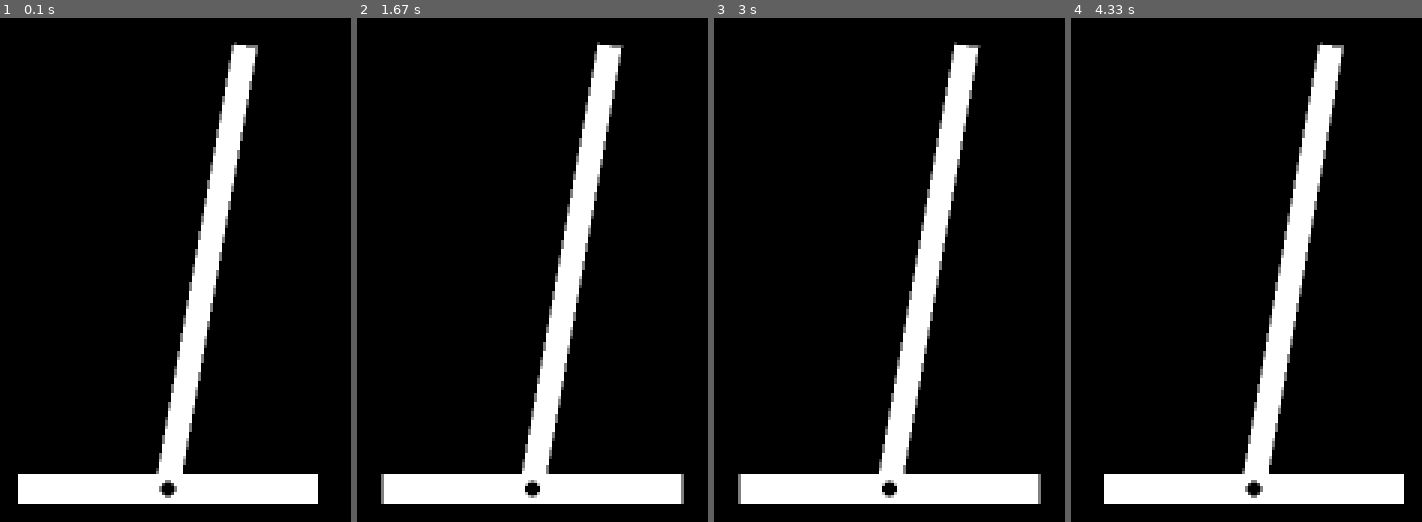
Above: before the commit, frames 1-4 (left to right).
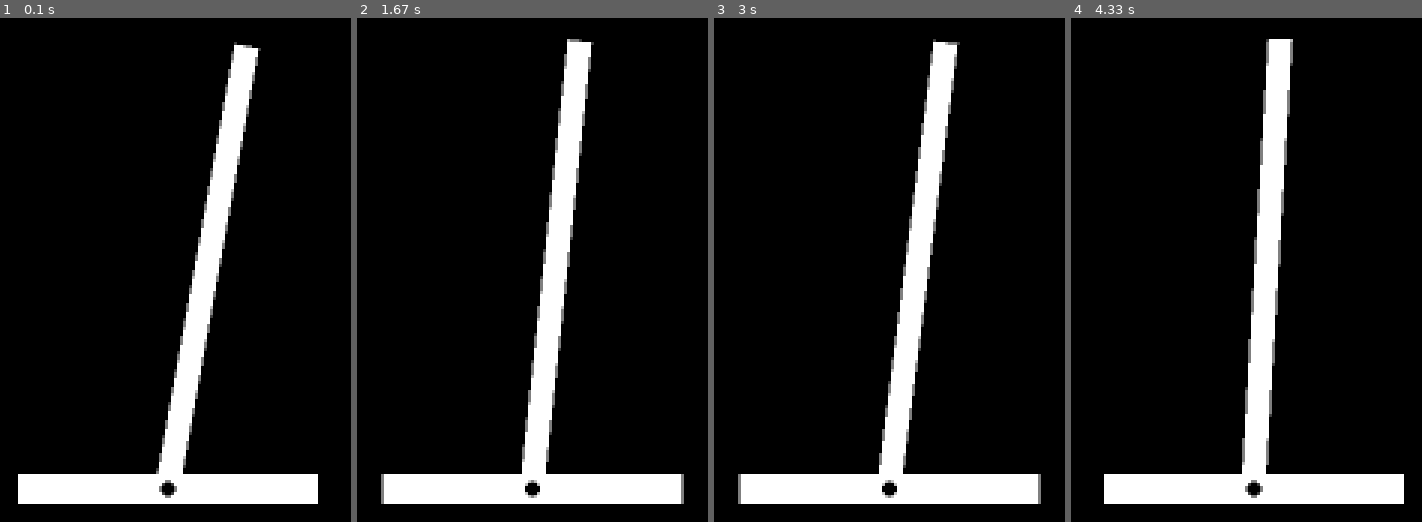
Above: after the commit, the same moments.

Repository: antosjakub/gamiq
Game: pygame game, started from vis.py
Two runs of this game, one before a commit and one after it. Both use one fixed random seed, a clock stepped at 60 frames per second and the inputs below.
Inputs:
- Up to frame 1 (0.1 s): no input
- Up to frame 2 (1.67 s): hold Right 0.33-0.8 s; hold Right 0.83-1.3 s; hold Left from 1.33 s (still down)
- Up to frame 3 (3 s): release Left at 1.87 s; hold Left 1.9-2.3 s; hold Right 2.33-2.97 s
- Up to frame 4 (4.33 s): hold Left 3-3.47 s; hold Right 3.5-3.97 s; hold Right from 4 s (still down)

The runs differ from the first frame. In frame 1, 1.1% of the frame differs, in the area x 45-75%, y 5-90%; in frame 2, 8.2%; in frame 3, 6.2%; in frame 4, 10%, in the area x 48-78%, y 4-91%.

Commit message:
working demo

Diff:
--- a/vis.py
+++ b/vis.py
@@ -35,6 +35,12 @@
 cartpole_init_arm_angle = 10
 
 x = 0
+theta = cartpole_init_arm_angle
+
+def rad_to_deg(rad):
+    return rad/(2*np.pi) * 360
+def deg_to_rad(deg):
+    return deg/360 * 2*np.pi
 
 # Game loop
 running = True
@@ -45,8 +51,14 @@
         elif event.type == pygame.KEYDOWN:
             if event.key == pygame.K_RIGHT:
                 x += 5
+                theta -= 5
             if event.key == pygame.K_LEFT:
                 x -= 5
+                theta += 5
+
+    alpha = rad_to_deg( np.arctan( 1/cartpole_arm_w * np.sin(deg_to_rad(theta)) ) )
+    print(theta, alpha)
+    theta += alpha
 
     # GRAPHICS
     pygame.display.flip()
@@ -65,7 +77,7 @@
     ]
     arm_coords = [
         Vector2(SCREEN_W//2 + x, SCREEN_H//2 + ground_h_offset) +
-        p.rotate(-90+cartpole_init_arm_angle) for p in arm_pnts
+        p.rotate(-90+theta) for p in arm_pnts
     ]
     pygame.draw.polygon(window, WHITE, arm_coords, 0)
     # -- cartpole center
